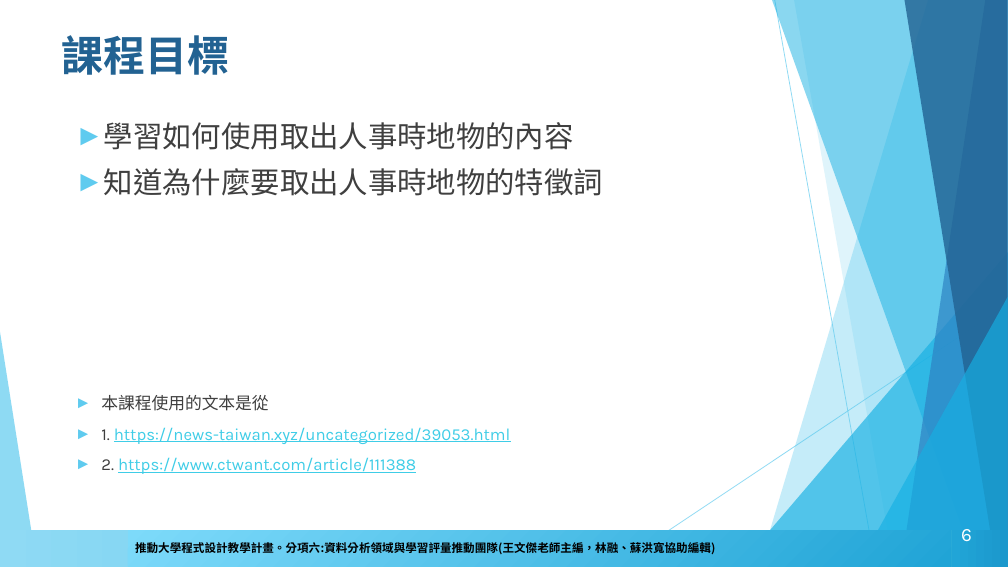
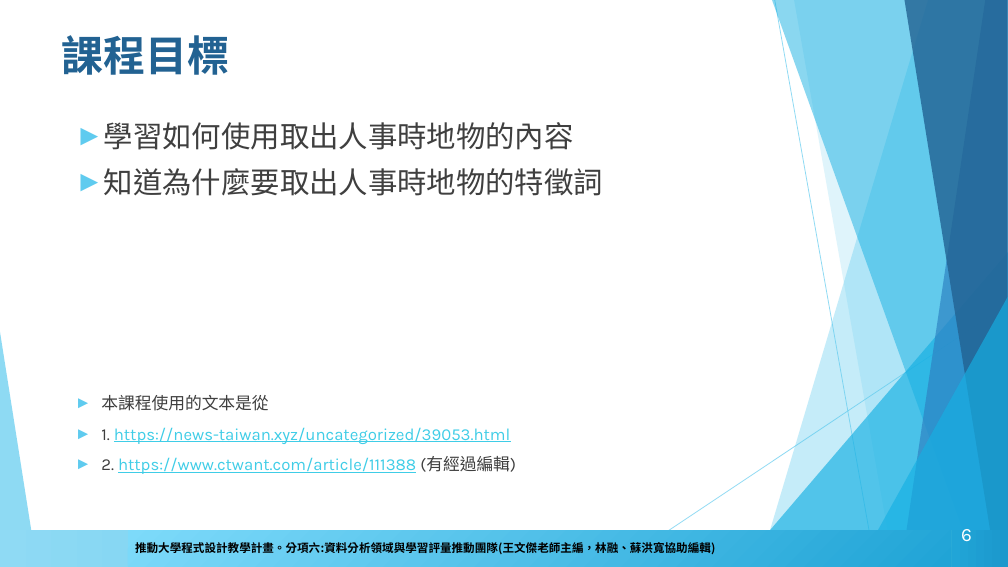
Before and after one commit to howardsukuan/textual-data-analysis-python, a slide deck: slide 6 of week03/文本分析與程式設計Week3.pptx. Drawn at 1008x567 pixels with LibreOffice and Linux fonts; fonts in the diff are those of the drawing; background and template pictures are left out. Boxes give left, top, right and bottom in pixels: in the first picture for what was removed or moved away, otherwise in the second. Text is boxed around its words. In the diff, an @@ line names an element or a change of style, - is before the commit and + after.

```diff
--- a/week03/文本分析與程式設計Week3.pptx
+++ b/week03/文本分析與程式設計Week3.pptx
@@ text at bbox=[101, 456, 516, 474]: text changed @@
-► 2. https://www.ctwant.com/article/111388
+► 2. https://www.ctwant.com/article/111388 (有經過編輯)
```
Also in this commit, not shown: 1 slide removed, 8 other files.
